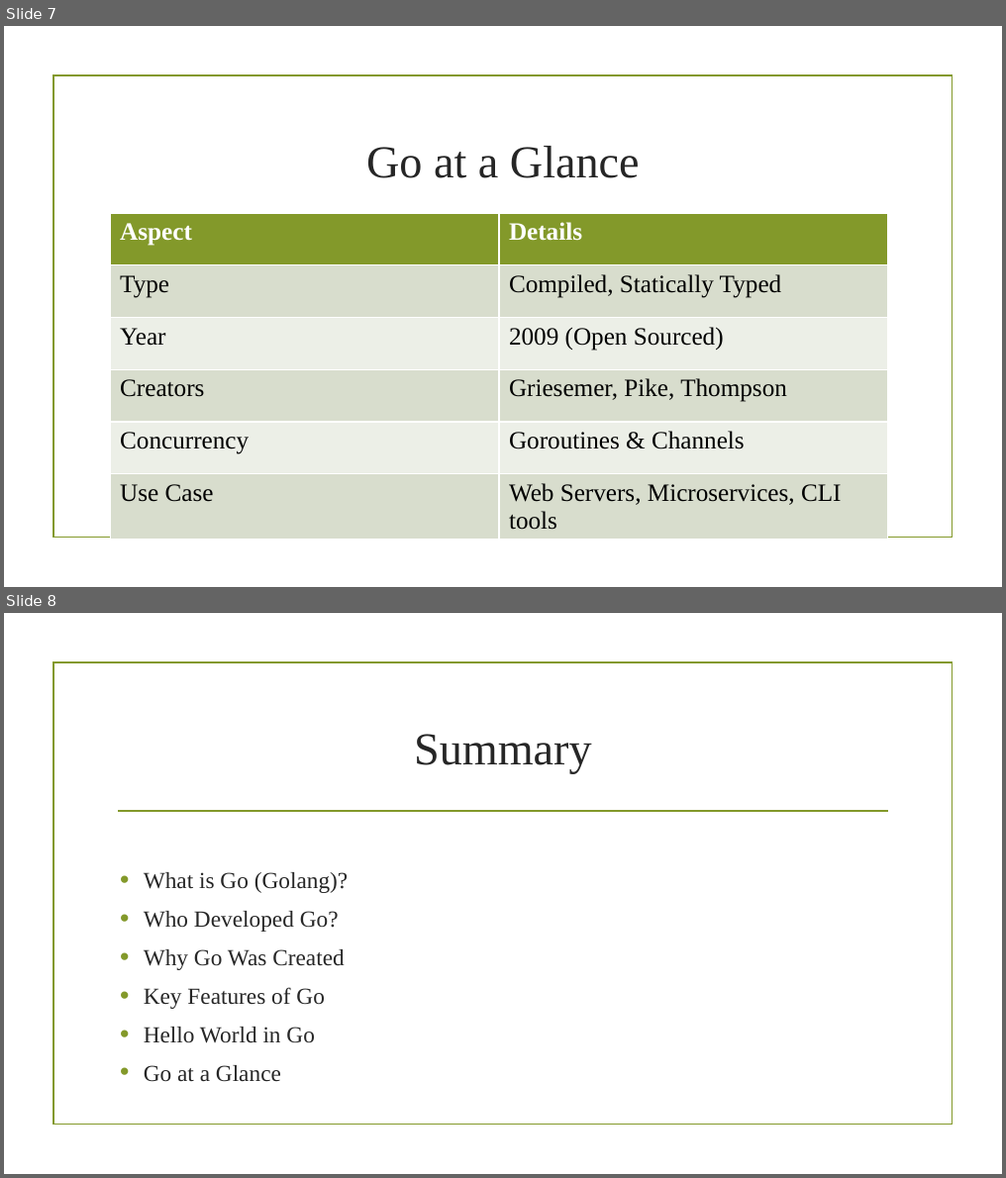
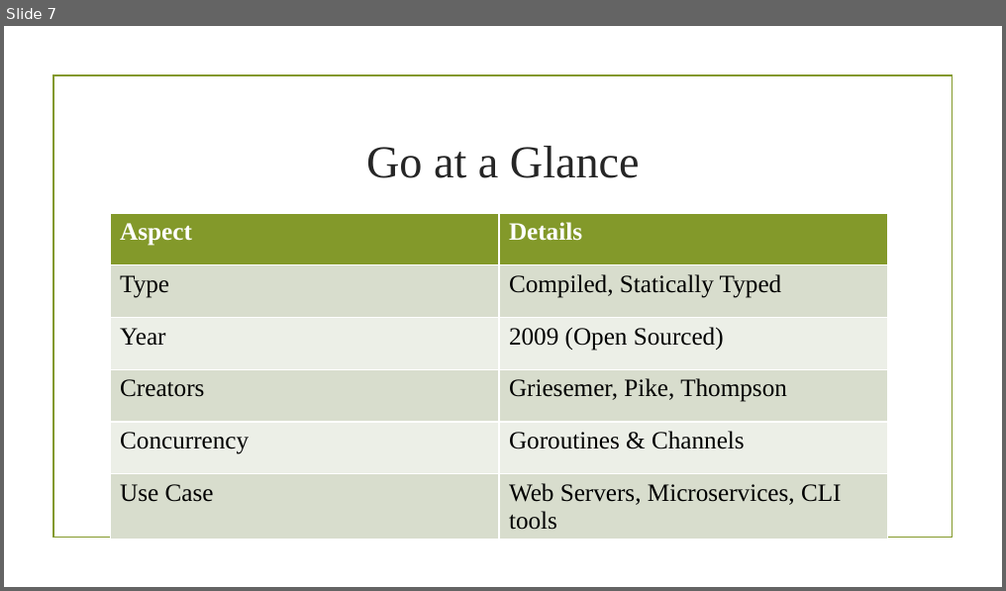
Before and after one commit to CodeWithDhruvX/coding_ppt, a slide deck: ppt/golang/interview_questions/1/why_go.pptx. Shown one above the other, each under a label of ours: slides 7 and 8 before the commit, slide 7 after it. The pictures are 1006x1178 and 1006x591 pixels, drawn with LibreOffice and Linux fonts; fonts in the diff are those of the drawing; background and template pictures are left out. Boxes give left, top, right and bottom in pixels: in the first picture for what was removed or moved away, otherwise in the second. Text is boxed around its words. In the diff, an @@ line names an element or a change of style, - is before the commit and + after.

```diff
--- a/ppt/golang/interview_questions/1/why_go.pptx
+++ b/ppt/golang/interview_questions/1/why_go.pptx
@@ slide 8 removed at [4,613,1002,1174], background picture (left out); not listed: 2 template elements that a slide beside it also shows @@
@@ title removed at [414,734,591,773] @@
-Summary
@@ text removed at [144,872,348,1082] @@
-• What is Go (Golang)?
-• Who Developed Go?
-• Why Go Was Created
-• Key Features of Go
-• Hello World in Go
-• Go at a Glance
```
Also in this commit, not shown: 1 slide changed, 3 other files.
